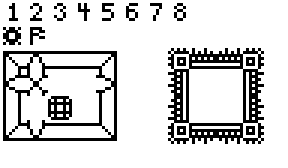
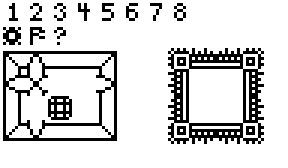
Comparing the layer stacks of the two 288 x 168 images. Changes:
painted on "tiles" over [54, 27, 66, 45]
